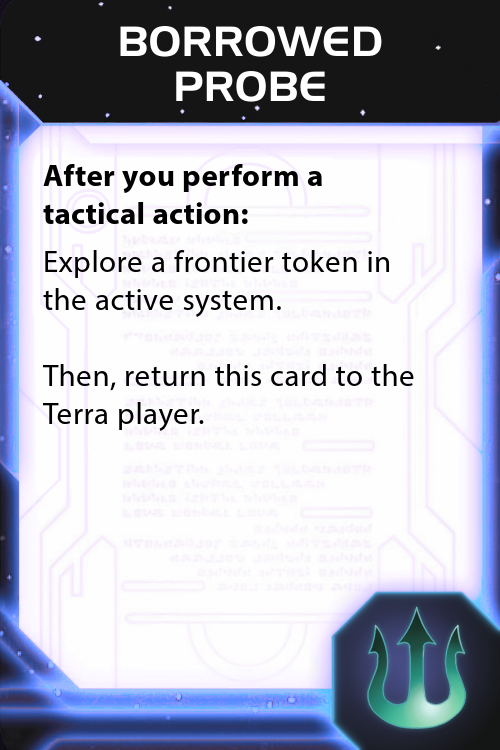
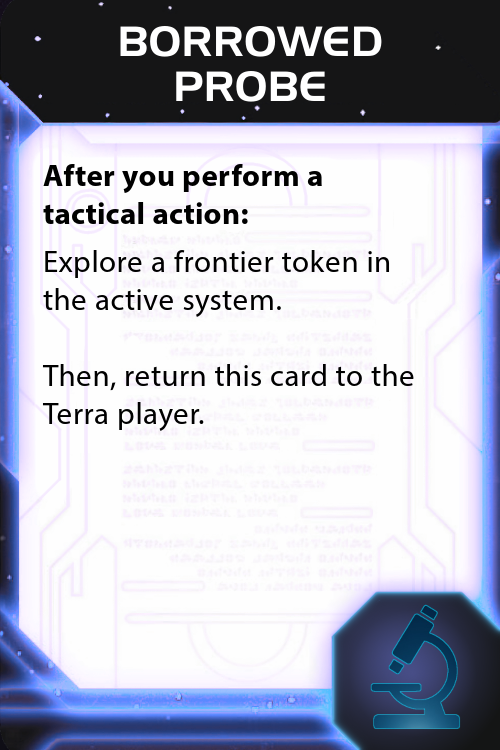
Two versions of the same layered image (500×750). Layer-by-layer changes:
added layer "Logo copy" in group "Faction Symbol" over [370, 604, 461, 730]
hid "Raider_Symbol.png" over [363, 603, 471, 733]
